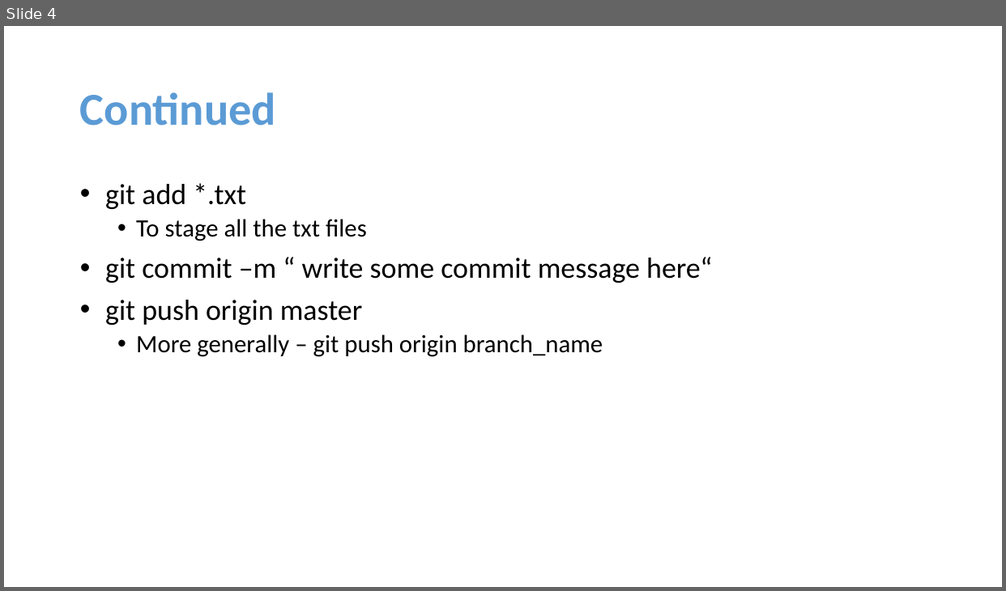
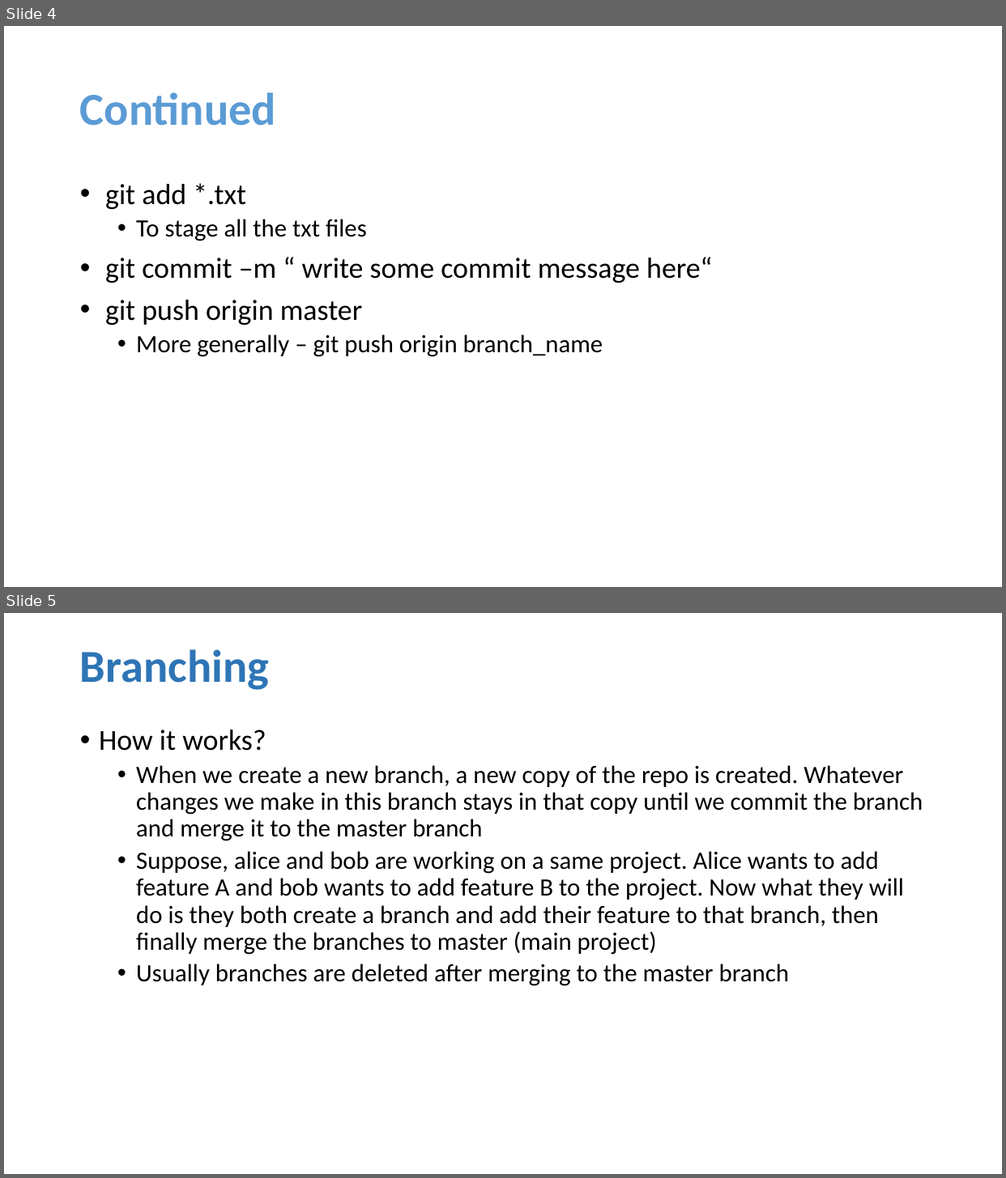
Before and after one commit to anasmoni/Learning-Git, a slide deck: My_Notes.pptx. Shown one above the other, each under a label of ours: slide 4 before the commit, slides 4 and 5 after it. The pictures are 1006x591 and 1006x1178 pixels, drawn with LibreOffice and Linux fonts; fonts in the diff are those of the drawing. Boxes give left, top, right and bottom in pixels: in the first picture for what was removed or moved away, otherwise in the second. Text is boxed around its words. In the diff, an @@ line names an element or a change of style, - is before the commit and + after.

Commit message:
branching added to ppt

```diff
--- a/My_Notes.pptx
+++ b/My_Notes.pptx
@@ slide 5 added at (4, 613, 1002, 1174), background #FFFFFF @@
@@ title added at (80, 649, 269, 690), 44 pt, text #2E75B6, bold @@
+Branching
@@ text added at (99, 730, 923, 986), 24 pt, text #000000 @@
+• How it works?
+  • When we create a new branch, a new copy of the repo is created. Whatever changes we make in this branch stays in that copy until we commit the branch and merge it to the master branch
+  • Suppose, alice and bob are working on a same project. Alice wants to add feature A and bob wants to add feature B to the project. Now what they will do is they both create a branch and add their feature to that branch, then finally merge the branches to master (main project)
+  • Usually branches are deleted after merging to the master branch
```
Also in this commit, not shown: 1 slide changed.
